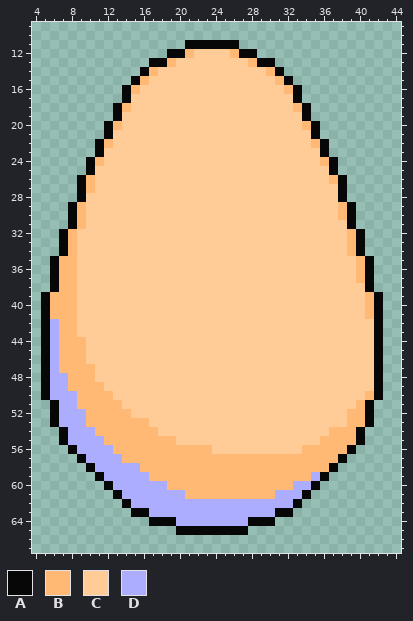
File history of a sprite sheet, Sprites/EGGA0.png. The picture above is the old version.
The file is 48x76 pixels. Shown: x 4..44, y 9..67.
Palette (. is transparent): A #070707  B #ffb975  C #ffcb97  D #adadff
The same view after the edit:
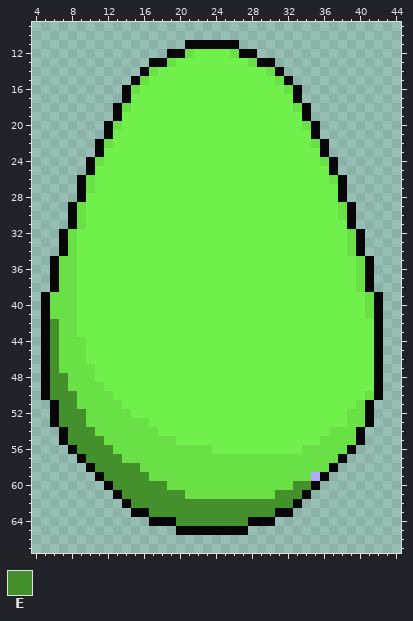
Colours new in this view: E #43902d
What changed:
colour B: #ffb975 -> #69e046
colour C: #ffcb97 -> #70f04b
y 38: x 40 C -> B
y 42..47: x 6 D -> E
y 48..49: x 6..7 DD -> EE
y 50: x 6..8 DDD -> EEE
y 51: x 7..8 DD -> EE
y 52..53: x 7..9 DDD -> EEE
y 54: x 8..10 DDD -> EEE
y 55: x 8..11 DDDD -> EEEE
y 56: x 9..12 DDDD -> EEEE
y 57: x 10..13 DDDD -> EEEE
y 58: x 11..15 DDDDD -> EEEEE
y 59: x 12..16 DDDDD -> EEEEE
y 60: x 13..18 DDDDDD -> EEEEEE; x 33..34 DD -> EE
y 61: x 14..20 DDDDDDD -> EEEEEEE; x 31..33 DDD -> EEE
y 62: x 15..32 DDDDDDDDDDDDDDDDDD -> EEEEEEEEEEEEEEEEEE
y 63: x 17..30 DDDDDDDDDDDDDD -> EEEEEEEEEEEEEE
y 64: x 20..27 DDDDDDDD -> EEEEEEEE
Where, in picture pixels (left, top, right, bottom), the same in both pictures:
changed: (50, 49, 374, 526)
